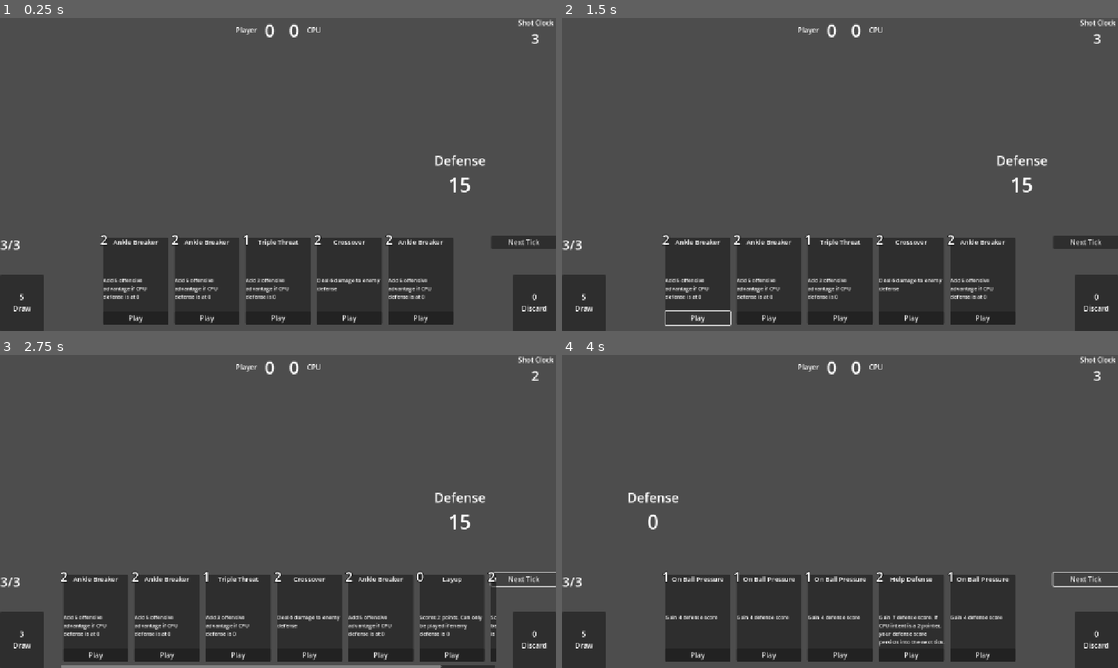
Above: before the commit, frames 1-4 (two rows, left to right).
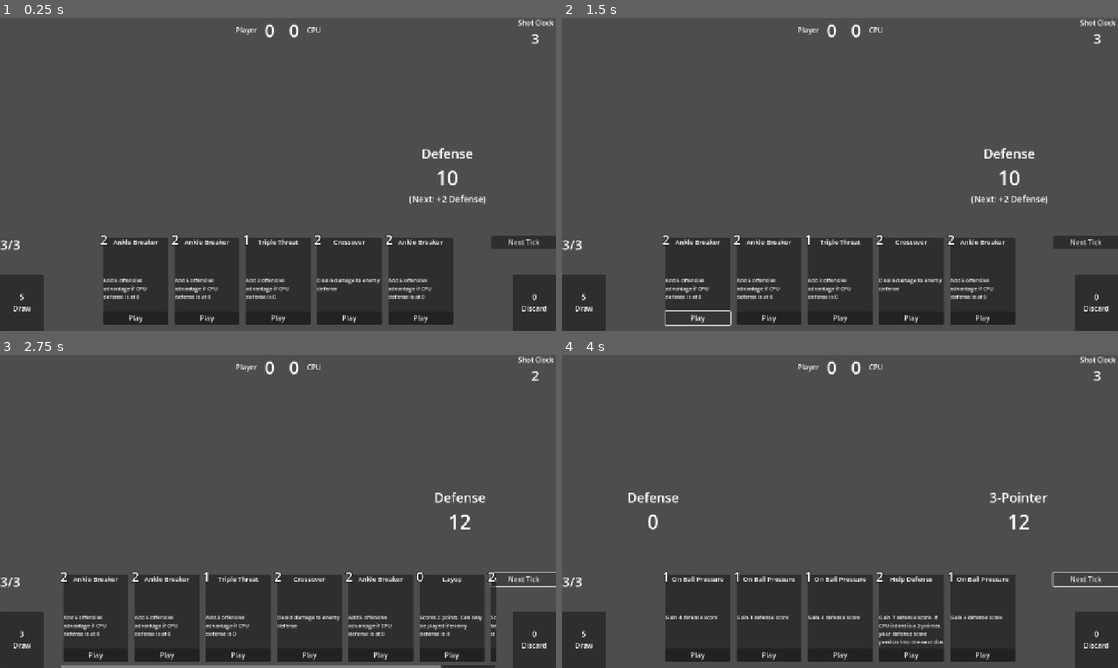
Above: after the commit, the same moments.

Repository: david8zhang/basketball-deckbuilder
Game: Godot game, scene res://scenes/Game.tscn
Two runs of this game, one before a commit and one after it. Both use one fixed random seed, a clock stepped at 60 frames per second and the inputs below.
Inputs:
- Up to frame 1 (0.25 s): no input
- Up to frame 2 (1.5 s): click "Play" at 0.5 s; click "Play" at 1.25 s
- Up to frame 3 (2.75 s): click "Next Tick" at 2 s
- Up to frame 4 (4 s): click "Next Tick" at 2.75 s; click "Next Tick" at 3.5 s

The runs differ from the first frame. In frame 1, 0.6% of the frame differs, in the area x 73-88%, y 41-60%; in frame 2, 0.6%; in frame 3, less than 0.1%; in frame 4, 0.2%.

Commit message:
added enemy intents

Diff:
--- a/codebase/scenes/Game.tscn
+++ b/codebase/scenes/Game.tscn
@@ -134,12 +134,47 @@
 grow_vertical = 2
 alignment = 1
 
-[node name="DefenseLabel" type="Label" parent="CanvasLayer/EnemyDefense"]
+[node name="Label" type="Label" parent="CanvasLayer/EnemyDefense"]
 layout_mode = 2
 theme_override_font_sizes/font_size = 30
 text = "Defense"
-
-[node name="DefenseScore" type="Label" parent="CanvasLayer/EnemyDefense"]
+horizontal_alignment = 1
+
+[node name="Score" type="Label" parent="CanvasLayer/EnemyDefense"]
+layout_mode = 2
+theme_override_font_sizes/font_size = 45
+text = "50"
+horizontal_alignment = 1
+vertical_alignment = 1
+
+[node name="Intent" type="Label" parent="CanvasLayer/EnemyDefense"]
+layout_mode = 2
+theme_override_font_sizes/font_size = 20
+text = "(Next: +10 Def)"
+horizontal_alignment = 1
+
+[node name="EnemyAttack" type="VBoxContainer" parent="CanvasLayer"]
+visible = false
+anchors_preset = 6
+anchor_left = 1.0
+anchor_top = 0.5
+anchor_right = 1.0
+anchor_bottom = 0.5
+offset_left = -280.0
+offset_top = -54.5
+offset_right = -162.0
+offset_bottom = 54.5
+grow_horizontal = 0
+grow_vertical = 2
+alignment = 1
+
+[node name="Label" type="Label" parent="CanvasLayer/EnemyAttack"]
+layout_mode = 2
+theme_override_font_sizes/font_size = 30
+text = "2-Pointer"
+horizontal_alignment = 1
+
+[node name="Value" type="Label" parent="CanvasLayer/EnemyAttack"]
 layout_mode = 2
 theme_override_font_sizes/font_size = 45
 text = "50"
--- a/codebase/scripts/Game.gd
+++ b/codebase/scripts/Game.gd
@@ -1,9 +1,13 @@
 class_name Game
 extends Node2D
 
-enum EnemyScoreIntent {
+enum EnemyAttackIntent {
 	TWO_POINTER,
 	THREE_POINTER
+}
+
+enum EnemyDefendIntent {
+	DEFENSE_BOOST
 }
 
 enum Phase {
@@ -32,9 +36,11 @@
 static var STARTING_DECK_SIZE := 10
 
 # Enemy stats
-var enmey_score := 0
+var cpu_score := 0
 var curr_enemy_defense_score := 0
-var curr_enemy_score_intent: EnemyScoreIntent
+var curr_enemy_attack_intent: EnemyAttackIntent
+var curr_enemy_defend_intent: EnemyDefendIntent
+var next_enemy_defense_boost := 0
 var curr_enemy_attack_power := 0
 
 # Counters
@@ -46,9 +52,16 @@
 # UI stuff
 @onready var tick_shot_clock_button = $CanvasLayer/Button as Button
 @onready var player_hand = $CanvasLayer/PlayerHand/HBoxContainer as HBoxContainer
+# Enemy defense
 @onready var enemy_defense_container = $CanvasLayer/EnemyDefense as VBoxContainer
-@onready var enemy_defense_label = $CanvasLayer/EnemyDefense/DefenseLabel as Label
-@onready var enemy_defense_score_label = $CanvasLayer/EnemyDefense/DefenseScore as Label
+@onready var enemy_defense_label = $CanvasLayer/EnemyDefense/Label as Label
+@onready var enemy_defense_score_label = $CanvasLayer/EnemyDefense/Score as Label
+@onready var enemy_defense_intent_label = $CanvasLayer/EnemyDefense/Intent as Label
+# Enemy attack
+@onready var enemy_attack_container = $CanvasLayer/EnemyAttack as VBoxContainer
+@onready var enemy_attack_label = $CanvasLayer/EnemyAttack/Label as Label
+@onready var enemy_attack_power_label = $CanvasLayer/EnemyAttack/Value as Label
+# Player Defense
 @onready var player_defense_container = $CanvasLayer/PlayerDefense as VBoxContainer
 @onready var player_defense_score_label = $CanvasLayer/PlayerDefense/DefenseScore as Label
 @onready var skill_stamina_label = $CanvasLayer/StaminaSkill as Label
@@ -78,10 +91,27 @@
 		curr_stamina_points = BASE_STAMINA_POINTS
 		skill_stamina_label.text = str(curr_stamina_points) + "/" + str(BASE_STAMINA_POINTS)
 
+func set_enemy_attack_intent():
+	curr_enemy_attack_power = randi_range(5, 15)
+	curr_enemy_attack_intent = EnemyAttackIntent.TWO_POINTER if randi_range(0, 1) == 0 else EnemyAttackIntent.THREE_POINTER
+	enemy_attack_label.text = "2-Pointer" if curr_enemy_attack_intent == EnemyAttackIntent.TWO_POINTER else "3-Pointer"
+	enemy_attack_power_label.text = str(curr_enemy_attack_power)
+
 func init_enemy_defense_score():
-	curr_enemy_defense_score = randi_range(10, 20)
+	curr_enemy_defense_score = randi_range(5, 15)
 	enemy_defense_label.text = "Defense"
 	enemy_defense_score_label.text = str(curr_enemy_defense_score)
+	set_enemy_defend_intent()
+
+func set_enemy_defend_intent():
+	var will_boost = randi_range(0, 2) == 0
+	if will_boost:
+		next_enemy_defense_boost = randi_range(0, 5)
+		enemy_defense_intent_label.show()
+		enemy_defense_intent_label.text = "(Next: +" + str(next_enemy_defense_boost) + " Defense)"
+	else:
+		next_enemy_defense_boost = 0
+		enemy_defense_intent_label.hide()
 
 func init_player_defense_score():
 	curr_defense_score = 0
@@ -130,20 +160,38 @@
 	shot_clock_label.text = str(shot_clock)
 
 func handle_enemy_turn(on_complete: Callable):
-	print("Handle enemy turn here!")
-	on_complete.call()
+	var is_enemy_on_offense = curr_phase == Phase.DEFENSE
+	if is_enemy_on_offense:
+		update_player_defense(-curr_enemy_attack_power)
+		if curr_defense_score == 0:
+			var score_amount = 2 if curr_enemy_attack_intent == EnemyAttackIntent.TWO_POINTER else 3
+			update_cpu_score(score_amount)
+			switch_phases()
+		else:
+			set_enemy_attack_intent()
+			on_complete.call()
+	else:
+		match curr_enemy_defend_intent:
+			EnemyDefendIntent.DEFENSE_BOOST:
+				update_enemy_defense(next_enemy_defense_boost)
+		set_enemy_defend_intent()
+		on_complete.call()
 
 func switch_phases():
 	curr_phase = Phase.DEFENSE if curr_phase == Phase.OFFENSE else Phase.OFFENSE
 	# Init scores based on defense vs. offense
 	if curr_phase == Phase.DEFENSE:
 		enemy_defense_container.hide()
+		enemy_attack_container.show()
 		player_defense_container.show()
 		init_player_defense_score()
+		set_enemy_attack_intent()
 	elif curr_phase == Phase.OFFENSE:
+		enemy_defense_container.show()
+		enemy_attack_container.hide()
 		player_defense_container.hide()
-		enemy_defense_container.show()
 		init_enemy_defense_score()
+		set_enemy_defend_intent()
 	# Clear out hand, draw new cards
 	for c in player_hand.get_children():
 		c.queue_free()
@@ -224,6 +272,10 @@
 	player_score += amount
 	player_score_label.text = str(player_score)
 
+func update_cpu_score(amount: int):
+	cpu_score += amount
+	cpu_score_label.text = str(cpu_score)
+
 func update_skill_points(amount: int):
 	curr_skill_points = max(0, curr_skill_points + amount)
 	skill_stamina_label.text = str(curr_skill_points) + "/" + str(BASE_SKILL_POINTS)
